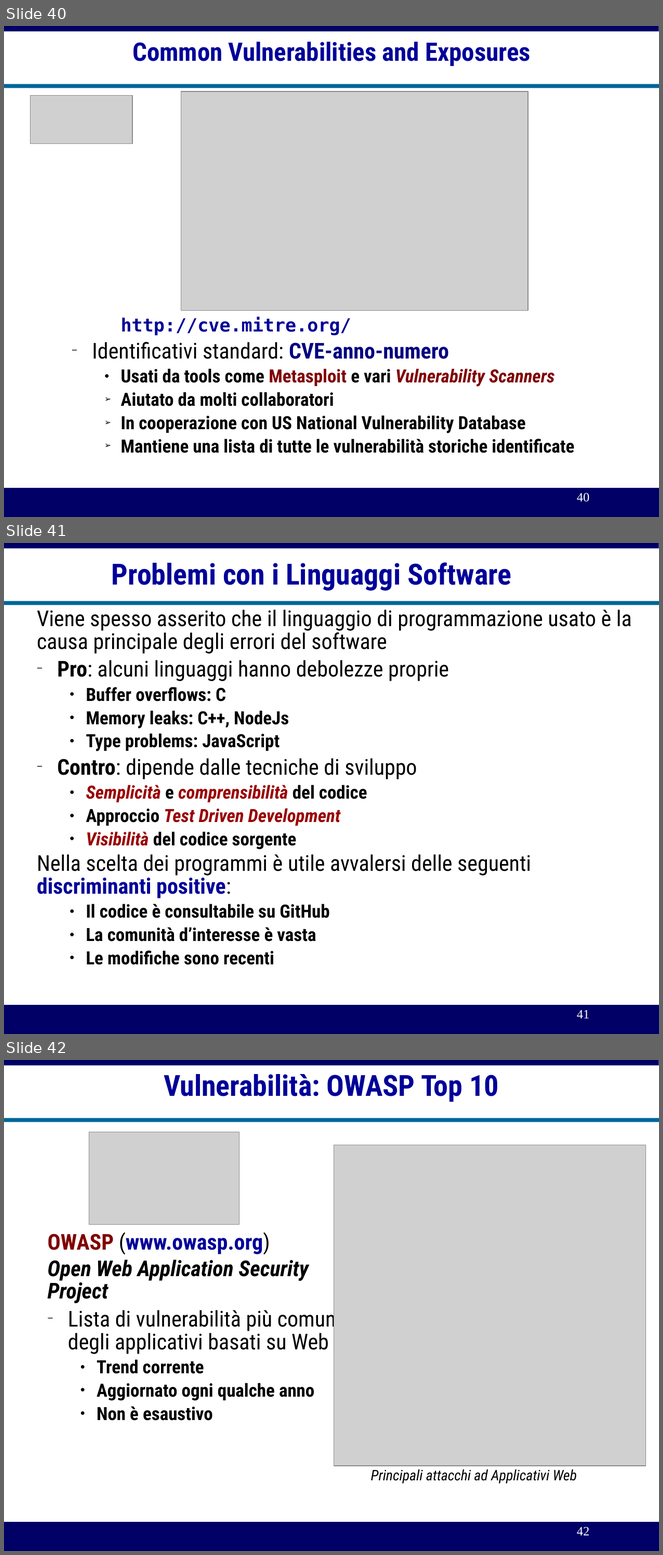
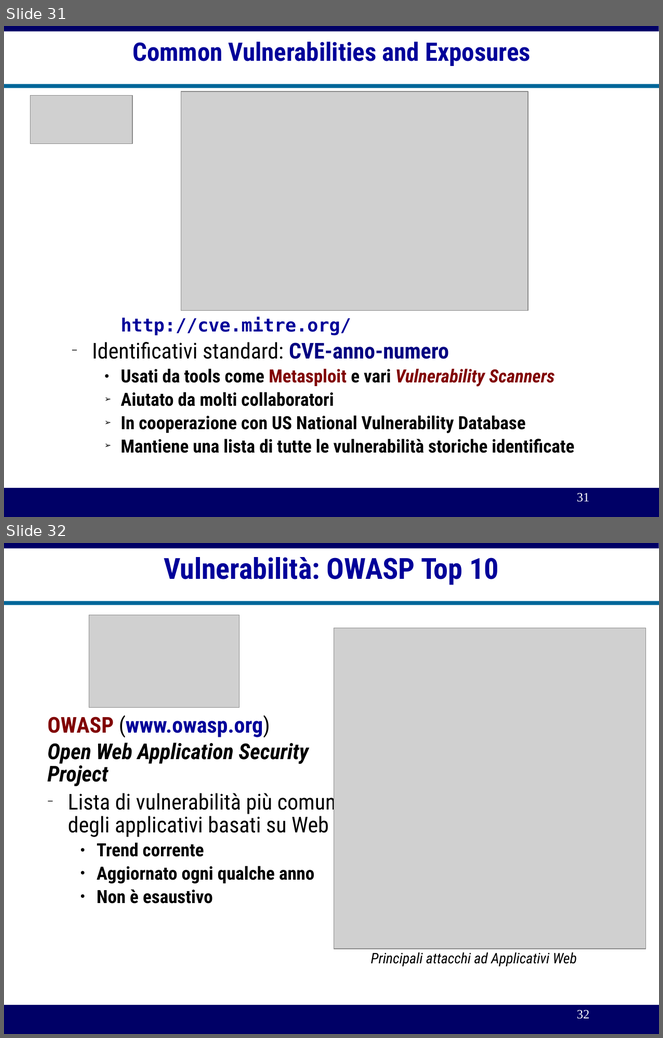
Before and after one commit to michelesimioli/cybersecurity_book, a slide deck: gitbook/slides/01intro.odp. Shown one above the other, each under a label of ours: slides 40, 41 and 42 before the commit, slides 31 and 32 after it. The pictures are 663x1555 and 663x1038 pixels, drawn with LibreOffice and Linux fonts; fonts in the diff are those of the drawing; grey boxes stand for pictures. Boxes give left, top, right and bottom in pixels: in the first picture for what was removed or moved away, otherwise in the second. Text is boxed around its words. In the diff, an @@ line names an element or a change of style, - is before the commit and + after.

Commit message:
Modifiche prima di pubblicazione

```diff
--- a/gitbook/slides/01intro.odp
+++ b/gitbook/slides/01intro.odp
@@ slide 41 removed at [4, 543, 659, 1034], background #FFFFFF; not listed: 4 template elements that a slide beside it also shows @@
@@ title removed at [112, 562, 512, 591] @@
-Problemi con i Linguaggi Software
@@ text removed at [37, 610, 632, 965] @@
-        Viene spesso asserito che il linguaggio di programmazione usato è la causa principale degli errori del software
-  − Pro: alcuni linguaggi hanno debolezze proprie
-    ● Buffer overflows: C
-    ● Memory leaks: C++, NodeJs
-    ● Type problems: JavaScript
-  − Contro: dipende dalle tecniche di sviluppo
-    ● Semplicità e comprensibilità del codice
-    ● Approccio Test Driven Development
-    ● Visibilità del codice sorgente
-        Nella scelta dei programmi è utile avvalersi delle seguenti discriminanti positive:
-    ● Il codice è consultabile su GitHub
-    ● La comunità d’interesse è vasta
-    ● Le modifiche sono recenti
@@ what was slide 40 is now slide 31 @@
@@ page number at [577, 493, 590, 502]: text changed @@
-40
+31
@@ what was slide 42 is now slide 32 @@
@@ page number at [577, 1010, 590, 1019]: text changed @@
-42
+32
```
Also in this commit, not shown: 5 slides changed, 10 slides added, 7 other slides removed, 8 other files.
